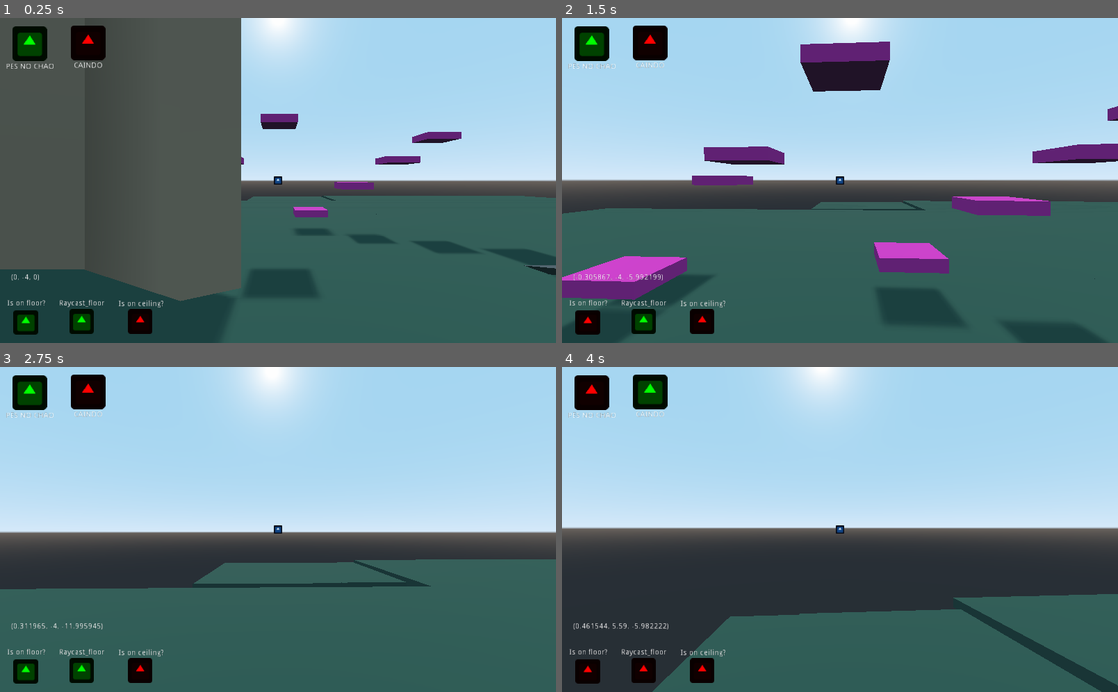
Above: before the commit, frames 1-4 (two rows, left to right).
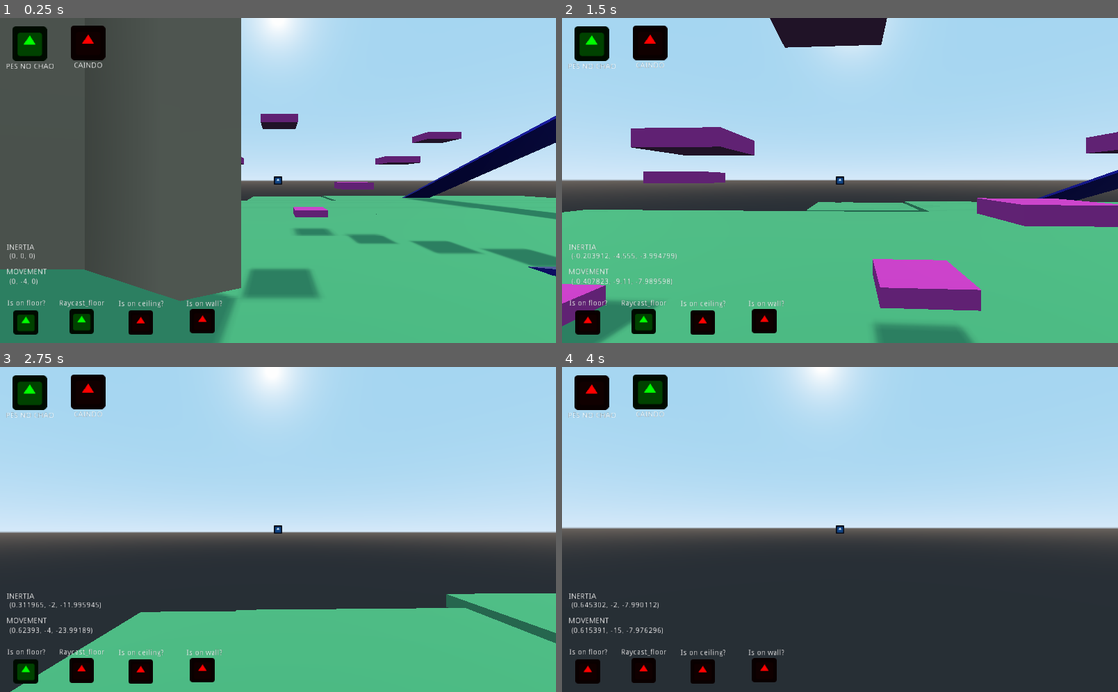
Above: after the commit, the same moments.

Repository: MVCP1/Godot_3DFPSTemplate
Game: Godot game, scene res://scenes/main.tscn
The game is run twice, just before and just after one commit, with the same random seed, the same clock (stepped at 60 frames per second) and the same inputs. The engine's default icon, where the game draws it, is replaced by a stand-in: a white triangle on a blue panel in a dark square.
Inputs (mouse positions are in pixels of both pictures, inside the frame that each line leads up to):
- Up to frame 1 (0.25 s): no input
- Up to frame 2 (1.5 s): tap Enter at 0.5 s; move the mouse to (867, 180) at 0.52 s; hold W (frente, bound only before the commit) from 0.53 s (still down); tap Alt (alt) at 0.6 s; tap Space (espaco, bound only before the commit) at 0.8, 1.35 s; move the mouse to (812, 180) at 1.27 s
- Up to frame 3 (2.75 s): keep holding W (frente, bound only before the commit); click (250, 529) at 1.55 s; move the mouse to (289, 523) at 2.02 s; hold Shift (shift) from 2.03 s (still down); click (289, 523) at 2.1 s
- Up to frame 4 (4 s): keep holding W (frente, bound only before the commit); move the mouse to (834, 536) at 2.77 s; release Shift (shift) at 2.78 s; tap Shift (shift) at 2.85 s; tap Alt (alt) at 3.05, 3.6 s; move the mouse to (878, 532) at 3.52 s; tap Space (espaco, bound only before the commit) at 3.8 s

The runs differ from the first frame. In frame 1, 34% of the frame differs, in the area x 0-100%, y 30-100%; in frame 2, 49%, in the area x 0-100%, y 0-100%; in frame 3, 35%; in frame 4, 19%.

Commit message:
Player Movement
Added inertia
Added air control
Changed some variables values

Diff:
--- a/project.godot
+++ b/project.godot
@@ -25,13 +25,13 @@
 
 [input]
 
-direita={
+right={
 "deadzone": 0.5,
 "events": [ Object(InputEventKey,"resource_local_to_scene":false,"resource_name":"","device":0,"alt":false,"shift":false,"control":false,"meta":false,"command":false,"pressed":false,"scancode":68,"unicode":0,"echo":false,"script":null)
 , Object(InputEventKey,"resource_local_to_scene":false,"resource_name":"","device":0,"alt":false,"shift":false,"control":false,"meta":false,"command":false,"pressed":false,"scancode":16777233,"unicode":0,"echo":false,"script":null)
  ]
 }
-esquerda={
+left={
 "deadzone": 0.5,
 "events": [ Object(InputEventKey,"resource_local_to_scene":false,"resource_name":"","device":0,"alt":false,"shift":false,"control":false,"meta":false,"command":false,"pressed":false,"scancode":65,"unicode":0,"echo":false,"script":null)
 , Object(InputEventKey,"resource_local_to_scene":false,"resource_name":"","device":0,"alt":false,"shift":false,"control":false,"meta":false,"command":false,"pressed":false,"scancode":16777231,"unicode":0,"echo":false,"script":null)
@@ -42,24 +42,19 @@
 "events": [ Object(InputEventKey,"resource_local_to_scene":false,"resource_name":"","device":0,"alt":false,"shift":false,"control":false,"meta":false,"command":false,"pressed":false,"scancode":16777217,"unicode":0,"echo":false,"script":null)
  ]
 }
-frente={
+front={
 "deadzone": 0.5,
 "events": [ Object(InputEventKey,"resource_local_to_scene":false,"resource_name":"","device":0,"alt":false,"shift":false,"control":false,"meta":false,"command":false,"pressed":false,"scancode":87,"unicode":0,"echo":false,"script":null)
 , Object(InputEventKey,"resource_local_to_scene":false,"resource_name":"","device":0,"alt":false,"shift":false,"control":false,"meta":false,"command":false,"pressed":false,"scancode":16777232,"unicode":0,"echo":false,"script":null)
  ]
 }
-tras={
+back={
 "deadzone": 0.5,
 "events": [ Object(InputEventKey,"resource_local_to_scene":false,"resource_name":"","device":0,"alt":false,"shift":false,"control":false,"meta":false,"command":false,"pressed":false,"scancode":83,"unicode":0,"echo":false,"script":null)
 , Object(InputEventKey,"resource_local_to_scene":false,"resource_name":"","device":0,"alt":false,"shift":false,"control":false,"meta":false,"command":false,"pressed":false,"scancode":16777234,"unicode":0,"echo":false,"script":null)
  ]
 }
-mouse_esquerdo={
-"deadzone": 0.5,
-"events": [ Object(InputEventMouseButton,"resource_local_to_scene":false,"resource_name":"","device":0,"alt":false,"shift":false,"control":false,"meta":false,"command":false,"button_mask":0,"position":Vector2( 0, 0 ),"global_position":Vector2( 0, 0 ),"factor":1.0,"button_index":1,"pressed":false,"doubleclick":false,"script":null)
- ]
-}
-espaco={
+space={
 "deadzone": 0.5,
 "events": [ Object(InputEventKey,"resource_local_to_scene":false,"resource_name":"","device":0,"alt":false,"shift":false,"control":false,"meta":false,"command":false,"pressed":false,"scancode":32,"unicode":0,"echo":false,"script":null)
  ]
--- a/scenes/main.tscn
+++ b/scenes/main.tscn
@@ -7,7 +7,7 @@
 [ext_resource path="res://objects/Modular Temple/Tower_Wall_Normal_Window.obj" type="ArrayMesh" id=5]
 
 [sub_resource type="SpatialMaterial" id=1]
-albedo_color = Color( 0.105882, 0.317647, 0.262745, 1 )
+albedo_color = Color( 0.282353, 0.729412, 0.458824, 1 )
 metallic = 0.3
 metallic_specular = 0.86
 
@@ -27,7 +27,7 @@
 albedo_color = Color( 0.854902, 0.0156863, 0.0156863, 1 )
 
 [sub_resource type="SpatialMaterial" id=7]
-albedo_color = Color( 0.262745, 0.352941, 0.333333, 1 )
+albedo_color = Color( 0.196078, 0.160784, 0.85098, 1 )
 metallic = 1.0
 metallic_specular = 0.0
 roughness = 0.45
@@ -236,11 +236,15 @@
 material = SubResource( 7 )
 
 [node name="caixa7" parent="." instance=ExtResource( 4 )]
-transform = Transform( -9.1638e-10, 4.2222e-07, 1.717, 0.07824, 2.58819, 0, -0.0209643, 9.65926, -7.50525e-08, 11.8302, 2.62231, 2.57001 )
+transform = Transform( -9.1638e-10, 4.2222e-07, 1.717, 0.07824, 2.58819, 0, -0.0209643, 9.65926, -7.50525e-08, 11.8297, 2.62231, 2.6578 )
+material = SubResource( 7 )
+
+[node name="caixa29" parent="." instance=ExtResource( 4 )]
+transform = Transform( -9.1638e-10, 4.2222e-07, 1.717, 0.0658664, 7.31431, -3.72295e-08, -0.0628749, 20.3444, -1.62565e-07, 22.0952, 5.94813, -16.2394 )
 material = SubResource( 7 )
 
 [node name="caixa17" parent="." instance=ExtResource( 4 )]
-transform = Transform( -9.81276e-10, 4.52121e-07, 1.83859, 0.07824, 2.58819, 0, -0.0209643, 9.65926, -7.50525e-08, 11.8302, -2.5448, 2.57001 )
+transform = Transform( -9.81276e-10, 4.52121e-07, 1.83859, 0.07824, 2.58819, 0, -0.0209643, 9.65926, -7.50525e-08, 11.9233, -2.46696, 2.51004 )
 material = SubResource( 7 )
 
 [node name="caixa4" parent="." instance=ExtResource( 4 )]
--- a/scenes/player.tscn
+++ b/scenes/player.tscn
@@ -79,7 +79,13 @@
 
 [node name="Sprite4" type="Sprite" parent="Camera/CanvasLayer"]
 modulate = Color( 1, 0, 0, 1 )
-position = Vector2( 258.19, 560.499 )
+position = Vector2( 259.092, 562.304 )
+scale = Vector2( 0.710156, 0.710156 )
+texture = ExtResource( 2 )
+
+[node name="Sprite7" type="Sprite" parent="Camera/CanvasLayer"]
+modulate = Color( 1, 0, 0, 1 )
+position = Vector2( 372.807, 559.596 )
 scale = Vector2( 0.710156, 0.710156 )
 texture = ExtResource( 2 )
 
@@ -109,11 +115,33 @@
 "_edit_use_anchors_": false
 }
 
+[node name="RichTextLabel8" type="RichTextLabel" parent="Camera/CanvasLayer"]
+margin_left = 12.0
+margin_top = 417.0
+margin_right = 99.0
+margin_bottom = 503.0
+text = "INERTIA
+
+
+MOVEMENT"
+__meta__ = {
+"_edit_use_anchors_": false
+}
+
 [node name="RichTextLabel3" type="RichTextLabel" parent="Camera/CanvasLayer"]
-margin_left = 19.5153
-margin_top = 472.296
-margin_right = 253.515
-margin_bottom = 502.296
+margin_left = 16.8078
+margin_top = 479.516
+margin_right = 250.808
+margin_bottom = 509.516
+__meta__ = {
+"_edit_use_anchors_": false
+}
+
+[node name="RichTextLabel7" type="RichTextLabel" parent="Camera/CanvasLayer"]
+margin_left = 16.8078
+margin_top = 432.586
+margin_right = 250.808
+margin_bottom = 462.586
 __meta__ = {
 "_edit_use_anchors_": false
 }
@@ -124,6 +152,16 @@
 margin_right = 307.607
 margin_bottom = 541.136
 text = "Is on ceiling?"
+__meta__ = {
+"_edit_use_anchors_": false
+}
+
+[node name="RichTextLabel9" type="RichTextLabel" parent="Camera/CanvasLayer"]
+margin_left = 343.054
+margin_top = 521.136
+margin_right = 433.054
+margin_bottom = 541.136
+text = "Is on wall?"
 __meta__ = {
 "_edit_use_anchors_": false
 }
--- a/script/player.gd
+++ b/script/player.gd
@@ -1,14 +1,19 @@
 extends KinematicBody
 
-const SPEED = 12/2
-const JUMP_FORCE = 30/3
+const SPEED = 8
+const JUMP_FORCE = 10
 const GRAVITY = 0.98/2
-const MAX_FALL_SPEED = 30/2
+const MAX_FALL_SPEED = 15
 
 const SENSITIVITY = -0.001
 const ANGLE = 80
 
+const AIR_CONTROL = 0.05
+const RUNNING_MULTIPLIER = 1.5*2
+const AIR_FRICTION = 0.5
+
 var y_vel = 0
+var inertia = Vector3()
 
 func _ready():
 	#HIDE MOUSE CURSOR
@@ -24,36 +29,60 @@
 
 
 func _physics_process(delta):
-	#QUIT GAME
+	#ESC KEY QUITS THE GAME
 	if Input.is_action_just_pressed("esc"):
 		Input.set_mouse_mode(Input.MOUSE_MODE_VISIBLE)
 		get_tree().quit()
-
-	#MOVEMENT
-	var move = Vector3()
-	if Input.is_action_pressed("frente"):
-		move.z -= 1
-	if Input.is_action_pressed("tras"):
-		move.z += 1
-	if Input.is_action_pressed("direita"):
-		move.x += 1
-	if Input.is_action_pressed("esquerda"):
-		move.x -= 1
-	move = move.normalized()
-	move = move.rotated(Vector3(0, 1, 0), rotation.y)
-	move *= SPEED
-	#RUNNING
-	if Input.is_action_pressed("shift"):
-		move *= 2
-	move.y = y_vel
-	move_and_slide(move, Vector3(0, 1, 0), true)
-
 
 	#FLOOR CHECK
 	get_node("RayCast_chao").force_raycast_update()
 	var on_floor = is_on_floor() or get_node("RayCast_chao").is_colliding()
 
-	#CEILING STOP
+	#MOVEMENT VECTOR
+	var move = Vector3()
+
+	if Input.is_action_pressed("front"):
+		move.z -= 1
+	if Input.is_action_pressed("back"):
+		move.z += 1
+	if Input.is_action_pressed("right"):
+		move.x += 1
+	if Input.is_action_pressed("left"):
+		move.x -= 1
+
+	move = move.normalized()
+	move = move.rotated(Vector3(0, 1, 0), rotation.y)
+	move *= SPEED
+
+	#RUNNING
+	if Input.is_action_pressed("shift"):
+		move *= RUNNING_MULTIPLIER
+
+	#ADDING GRAVITY
+	move.y = y_vel
+
+	#CALCULATES INERTIA USING AIR FRICTION
+	if (move.x != 0 or move.z != 0) and on_floor:
+		inertia = move*(1-AIR_FRICTION)
+	elif on_floor:
+		inertia = Vector3(0,0,0)
+
+	#AIR CONTROL ON INERTIA
+	if (move.x != 0 or move.z != 0) and not on_floor:
+		#INERTIA CAN'T BE BIGGER THAN MOVING SPEED
+		if abs(inertia.x) < abs(move.x) or not inertia.x*move.x > 0:
+			inertia.x += move.x*AIR_CONTROL
+		if abs(inertia.z) < abs(move.z) or not inertia.z*move.z > 0:
+			inertia.z += move.z*AIR_CONTROL
+
+	#ACTUALLY MOVING
+	if not on_floor:
+		move_and_slide(Vector3(inertia.x,move.y,inertia.z), Vector3(0, 1, 0), true)
+	else:
+		move_and_slide(move, Vector3(0, 1, 0), true)
+
+
+	#HITTING A CEILING STOPS THE JUMP
 	if is_on_ceiling() and y_vel > 0:
 		y_vel = 0
 
@@ -61,7 +90,7 @@
 	y_vel -= GRAVITY
 	var just_jumped = false
 	#JUMP
-	if on_floor and Input.is_action_just_pressed("espaco"):
+	if on_floor and Input.is_action_just_pressed("space"):
 		just_jumped = true
 		y_vel = JUMP_FORCE
 	#CONSTANT GRAVITY WHEN ON FLOOR (FOR WALKING DOWN SLOPES)
@@ -77,6 +106,8 @@
 #DEBUG INFORMATION
 	#MOVEMENT VECTOR
 	$Camera/CanvasLayer/RichTextLabel3.text = String(move)
+	#INERTIA VECTOR
+	$Camera/CanvasLayer/RichTextLabel7.text = String(inertia)
 	#ON FLOOR (3x)
 	if is_on_floor():
 		$Camera/CanvasLayer/Sprite3.set_modulate(Color(0,1,0,1))
@@ -96,7 +127,12 @@
 	else:
 		$Camera/CanvasLayer/Sprite4.set_modulate(Color(1,0,0,1))
 	#FALLING
-	if on_floor and y_vel < 0:
+	if !on_floor and y_vel < 0:
+		$Camera/CanvasLayer/Sprite2.set_modulate(Color(0,1,0,1))
+	else:
 		$Camera/CanvasLayer/Sprite2.set_modulate(Color(1,0,0,1))
+	#ON WALL
+	if is_on_wall():
+		$Camera/CanvasLayer/Sprite7.set_modulate(Color(0,1,0,1))
 	else:
-		$Camera/CanvasLayer/Sprite2.set_modulate(Color(0,1,0,1))
+		$Camera/CanvasLayer/Sprite7.set_modulate(Color(1,0,0,1))
Not shown, added: debug.log
